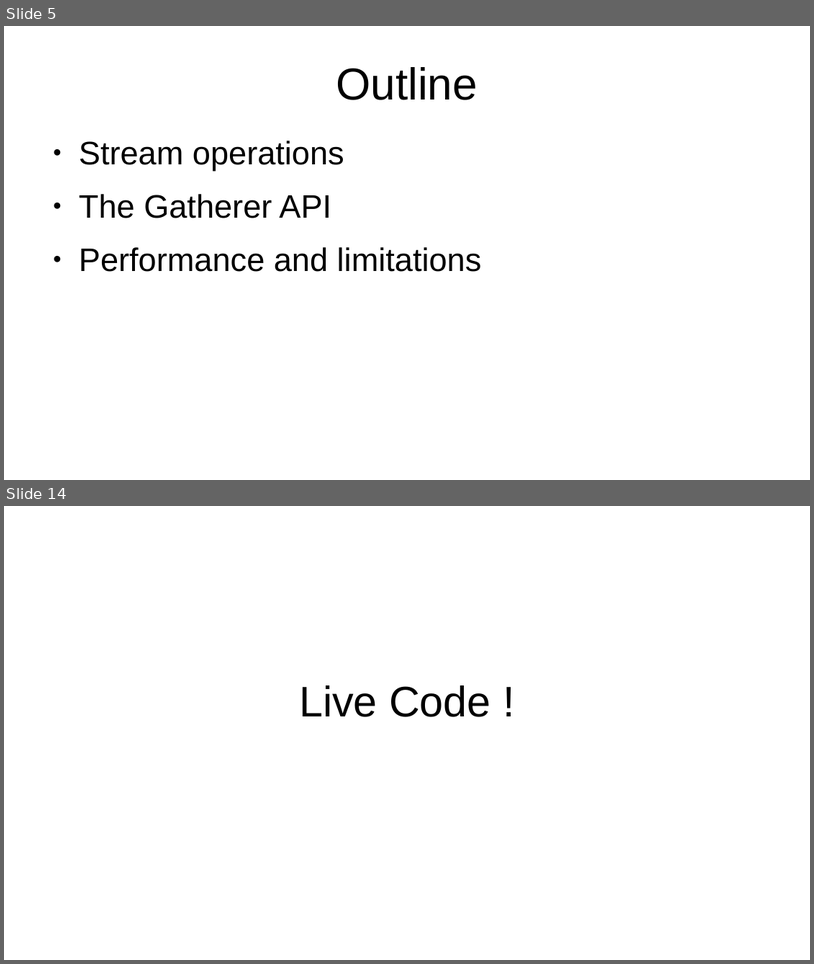
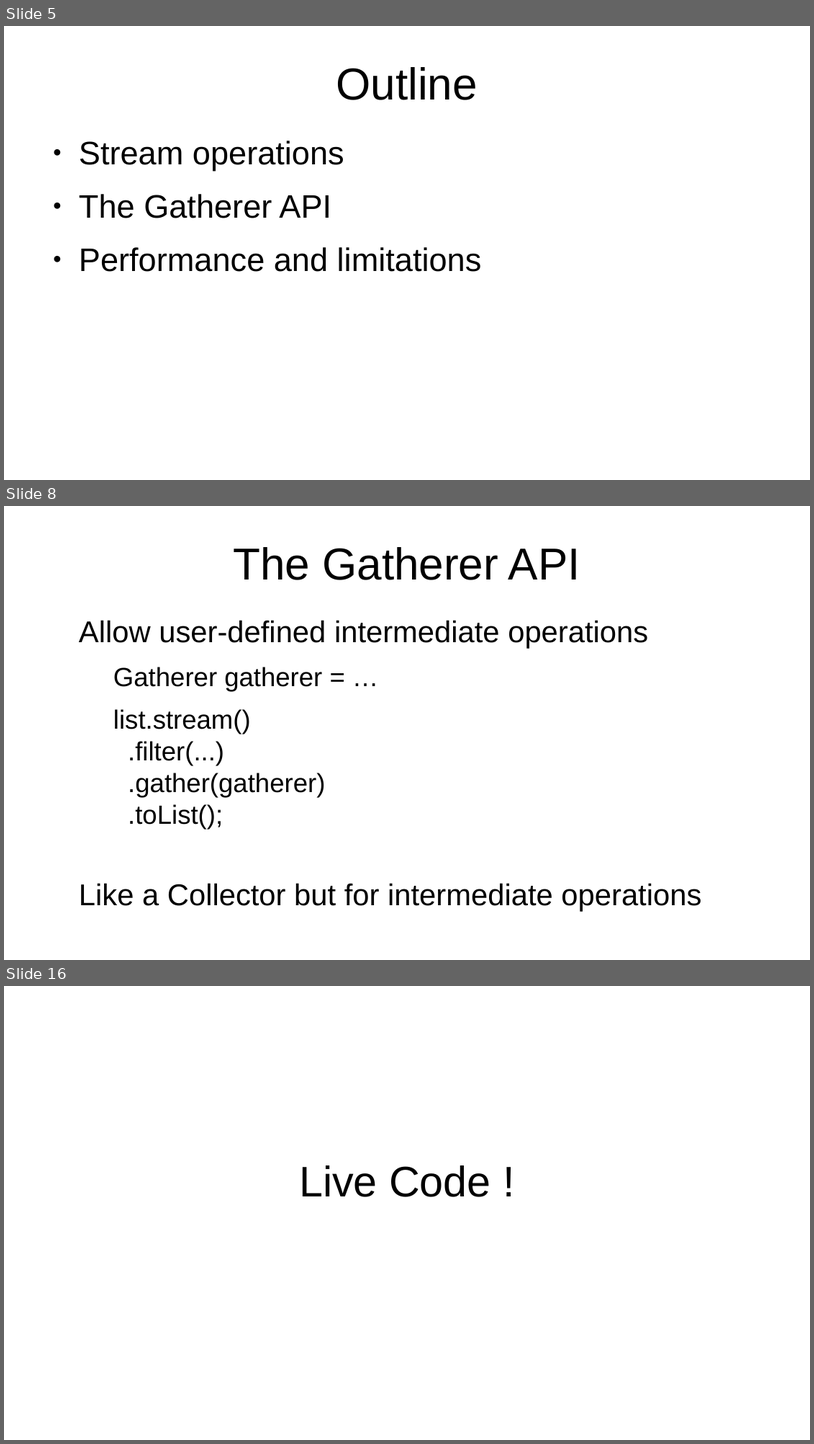
Before and after one commit to forax/we_are_all_to_gather, a slide deck: We are all to gather.odp. Shown one above the other, each under a label of ours: slides 5 and 14 before the commit, slides 5, 8 and 16 after it; the slides between them are not shown. The pictures are 814x964 and 814x1444 pixels, drawn with LibreOffice and Linux fonts; fonts in the diff are those of the drawing. Boxes give left, top, right and bottom in pixels: in the first picture for what was removed or moved away, otherwise in the second. Text is boxed around its words. In the diff, an @@ line names an element or a change of style, - is before the commit and + after.

```diff
--- a/We are all to gather.odp
+++ b/We are all to gather.odp
@@ slide 8 added at [4, 506, 810, 960], background #FFFFFF @@
@@ title added at [233, 547, 581, 580], 44 pt, text #000000 @@
+The Gatherer API
@@ text added at [79, 620, 702, 911], 29.6 pt, text #000000 @@
+Allow user-defined intermediate operations
+  Gatherer gatherer = …
+  list.stream()
+  .filter(...)
+  .gather(gatherer)
+  .toList();
+Like a Collector but for intermediate operations
@@ what was slide 14 is now slide 16 @@
```
Also in this commit, not shown: 9 slides changed, 3 other slides added, 1 slide removed, 1 other file.
